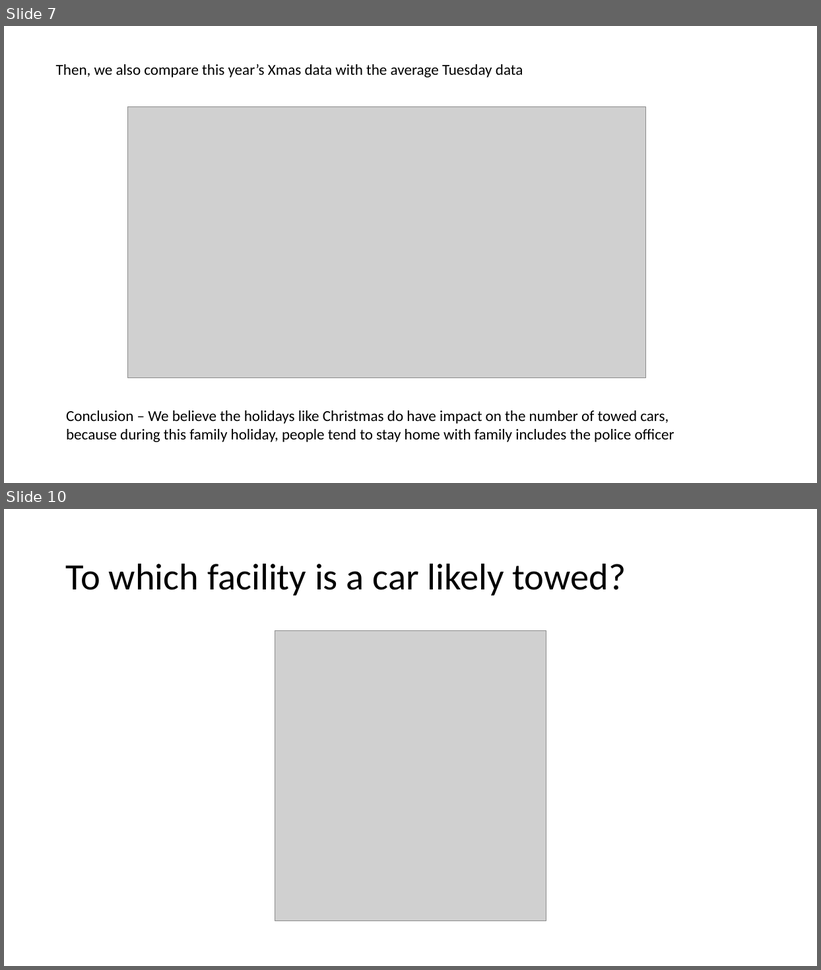
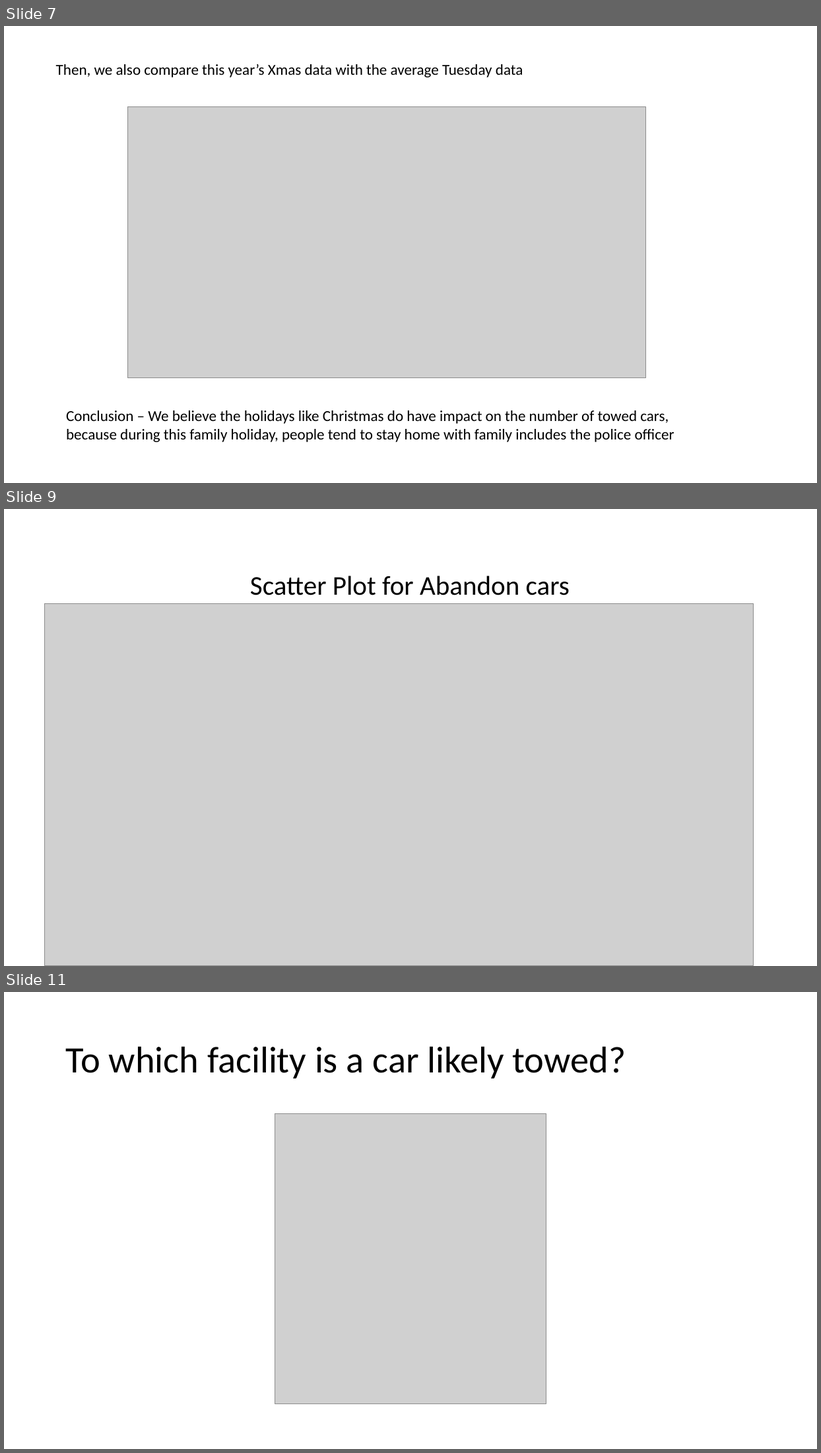
Before and after one commit to yegeyang/Project_1, a slide deck: Project1.pptx. Shown one above the other, each under a label of ours: slides 7 and 10 before the commit, slides 7, 9 and 11 after it; the slides between them are not shown. The pictures are 821x970 and 821x1453 pixels, drawn with LibreOffice and Linux fonts; fonts in the diff are those of the drawing; grey boxes stand for pictures. Boxes give left, top, right and bottom in pixels: in the first picture for what was removed or moved away, otherwise in the second. Text is boxed around its words. In the diff, an @@ line names an element or a change of style, - is before the commit and + after.

```diff
--- a/Project1.pptx
+++ b/Project1.pptx
@@ slide 9 added at (x1=4, y1=509, x2=817, y2=966), background #FFFFFF @@
@@ title added at (x1=250, y1=576, x2=570, y2=595), 32 pt, text #000000 @@
+Scatter Plot for Abandon cars
@@ picture added at (x1=44, y1=603, x2=754, y2=966) @@
@@ what was slide 10 is now slide 11 @@
```
Also in this commit, not shown: 1 slide changed, 2 other slides added, 2 slides removed, 1 other file.
